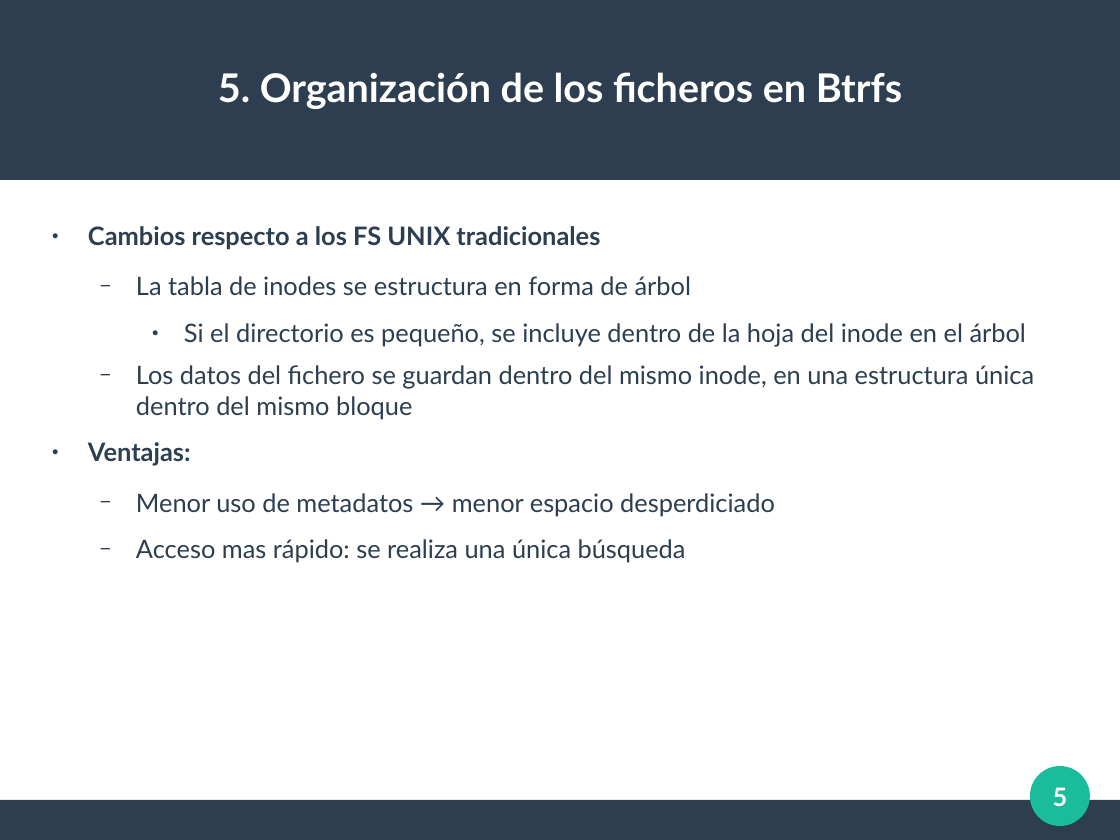
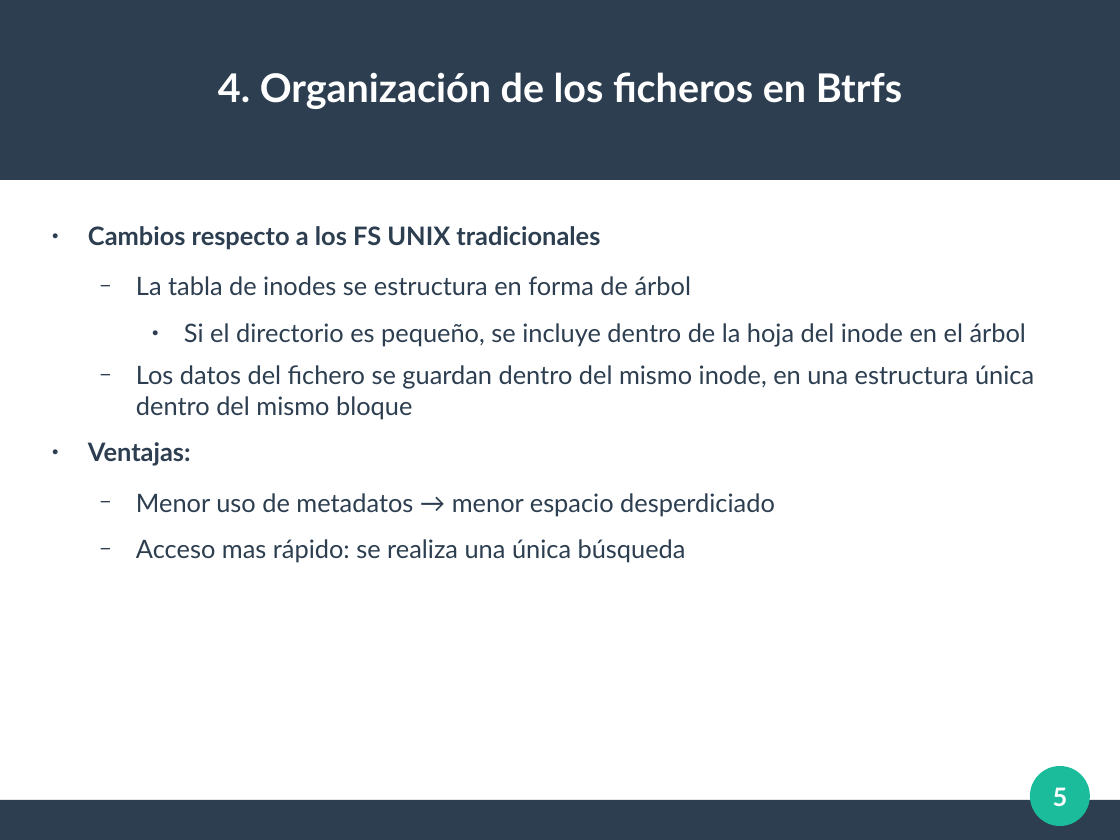
Before and after one commit to AlmuHS/Practicas_AdminServidores, a slide deck: slide 5 of Trabajo_Btrfs/Presentacion_Btrfs.odp. Drawn at 1120x840 pixels with LibreOffice and Linux fonts; fonts in the diff are those of the drawing. Boxes give left, top, right and bottom in pixels: in the first picture for what was removed or moved away, otherwise in the second. Text is boxed around its words. In the diff, an @@ line names an element or a change of style, - is before the commit and + after.

```diff
--- a/Trabajo_Btrfs/Presentacion_Btrfs.odp
+++ b/Trabajo_Btrfs/Presentacion_Btrfs.odp
@@ title at <box>218,72,902,109</box>: text changed @@
-5. Organización de los ficheros en Btrfs
+4. Organización de los ficheros en Btrfs
```
Also in this commit, not shown: 14 other slides changed.
